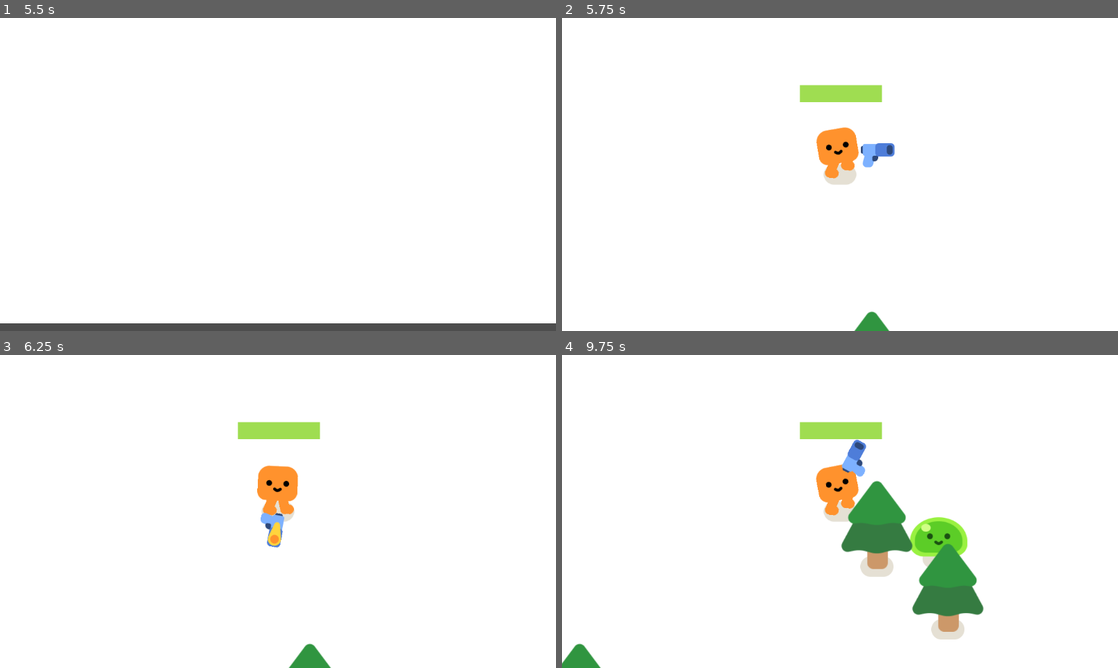
Above: before the commit, frames 1-4 (two rows, left to right).
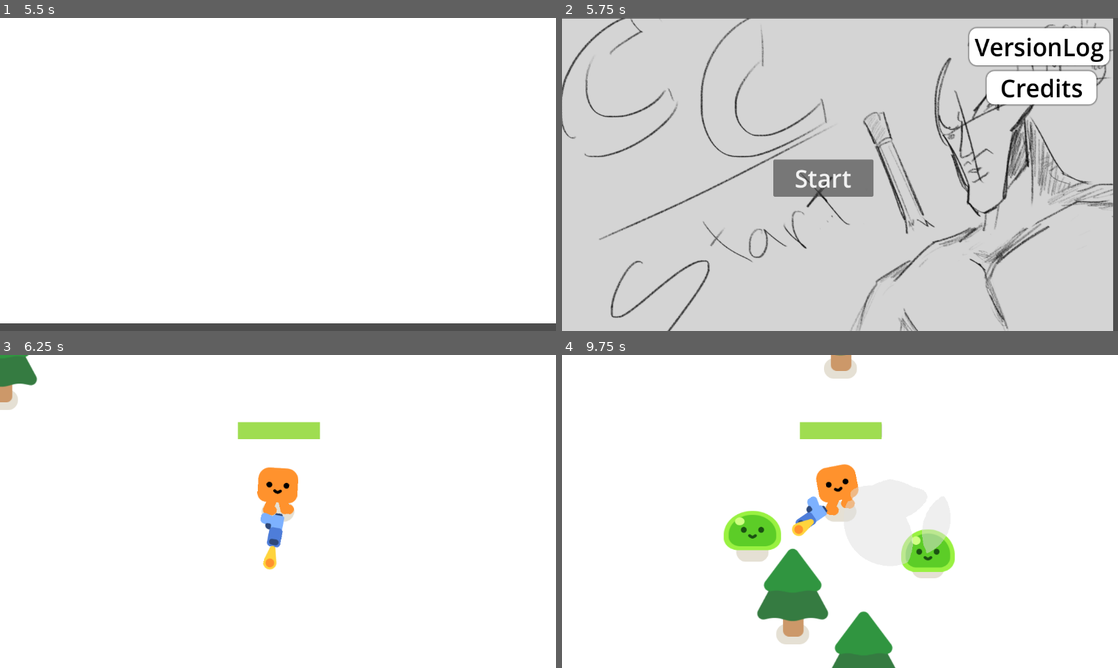
Above: after the commit, the same moments.

Repository: loganroussey-cloud/IMGD-10001---Dev-Team-6
Game: Godot game, scene res://splashNEW.tscn
The game is run twice, just before and just after one commit, with the same random seed, the same clock (stepped at 60 frames per second) and the same inputs.
Inputs (mouse positions are in pixels of both pictures, inside the frame that each line leads up to):
- Up to frame 1 (5.5 s): tap Enter at 0.5, 3.5 s; hold D (move_right) 0.53-1.28 s; hold S (move_down) 1.28-2.03 s; hold D (move_right) 2.03-2.78 s; tap Space at 2.75 s; hold W (move_up) 2.78-3.53 s; hold A (move_left) 3.53-5.03 s; hold S (move_down) from 5.03 s (still down)
- Up to frame 2 (5.75 s): keep holding S (move_down)
- Up to frame 3 (6.25 s): release S (move_down) at 5.75 s; click (478, 383) at 5.75 s, where only the run after the commit has a clickable "VersionLog"
- Up to frame 4 (9.75 s): hold D (move_right) 6.53-7.28 s; hold W (move_up) 7.28-8.03 s; hold D (move_right) 8.03-8.78 s; hold S (move_down) 8.78-9.53 s; hold A (move_left) from 9.53 s (still down)

Frame 1 is identical in both runs. In frame 2, 96% of the frame differs, in the area x 0-100%, y 0-100%; in frame 3, 1.6%; in frame 4, 12%.

Commit message:
Added Title Screen and start button.(Other buttons need link)

Diff:
--- a/splash.gd
+++ b/Scripts/splash.gd
@@ -18,7 +18,7 @@
 	tween.tween_property(splash_screen, "modulate:a", 0.0, fade_out_time)
 	tween.tween_interval(out_time)
 	await tween.finished
-	get_tree().change_scene_to_file("res://survivors_game.tscn")
+	get_tree().change_scene_to_file("res://startMenu.tscn")
 	#get_tree().change_scene_to_packed(load_scene)
 
 func _ready() -> void:
--- /dev/null
+++ b/Scripts/startButton.gd
@@ -0,0 +1,16 @@
+extends Button
+
+
+# Called when the node enters the scene tree for the first time.
+
+
+func _on_pressed() -> void:
+	get_tree().change_scene_to_file("res://survivors_game.tscn")
+
+
+func _on_versionlog_pressed() -> void:
+	get_tree().change_scene_to_file("res://survivors_game.tscn")
+
+
+func _on_credits_button_pressed() -> void:
+	get_tree().change_scene_to_file("res://survivors_game.tscn")
--- a/bullet_2d.tscn
+++ b/bullet_2d.tscn
@@ -1,6 +1,6 @@
 [gd_scene load_steps=4 format=3 uid="uid://br65mgv2n0bbd"]
 
-[ext_resource type="Script" uid="uid://coarsyh1eafkp" path="res://bullet_2d.gd" id="1_lg2ne"]
+[ext_resource type="Script" uid="uid://cujs51ofyk7vt" path="res://Scripts/bullet_2d.gd" id="1_lg2ne"]
 [ext_resource type="Texture2D" uid="uid://dftkbqwsfd68r" path="res://pistol/projectile.png" id="2_q0pid"]
 
 [sub_resource type="CircleShape2D" id="CircleShape2D_naqkr"]
--- a/characters/happy_boo/happy_boo.tscn
+++ b/characters/happy_boo/happy_boo.tscn
@@ -1,6 +1,6 @@
 [gd_scene load_steps=12 format=3 uid="uid://pbmyh1qru7p"]
 
-[ext_resource type="Script" uid="uid://dwvngmjrqmcf7" path="res://characters/happy_boo/happy_boo.gd" id="1_kg7lb"]
+[ext_resource type="Script" uid="uid://dwvngmjrqmcf7" path="res://Scripts/happy_boo.gd" id="1_kg7lb"]
 [ext_resource type="Texture2D" uid="uid://b7rhtttevhxtj" path="res://characters/ground_shadow.png" id="2_62bos"]
 [ext_resource type="Texture2D" uid="uid://ng8e5ot0dtpd" path="res://characters/happy_boo/square_foot.png" id="3_186qq"]
 [ext_resource type="Texture2D" uid="uid://dhapxq8y8ow57" path="res://characters/happy_boo/square_lower_leg.png" id="4_plnsd"]
--- a/characters/slime/slime.tscn
+++ b/characters/slime/slime.tscn
@@ -1,7 +1,7 @@
 [gd_scene load_steps=12 format=3 uid="uid://ogik4s70pgwl"]
 
 [ext_resource type="Texture2D" uid="uid://dvgfmy6vtvjji" path="res://characters/slime/slime_body.png" id="1_3j35h"]
-[ext_resource type="Script" uid="uid://c055juj57t86b" path="res://characters/slime/slime.gd" id="1_87y5x"]
+[ext_resource type="Script" uid="uid://c055juj57t86b" path="res://Scripts/slime.gd" id="1_87y5x"]
 [ext_resource type="Texture2D" uid="uid://b7rhtttevhxtj" path="res://characters/ground_shadow.png" id="1_cq7ej"]
 [ext_resource type="Texture2D" uid="uid://c078jrp2yvc4s" path="res://characters/slime/slime_face.png" id="2_ygydt"]
 [ext_resource type="Texture2D" uid="uid://btbxea1f3vwot" path="res://characters/slime/slime_body_hurt.png" id="4_0qu0c"]
--- a/gun.tscn
+++ b/gun.tscn
@@ -1,6 +1,6 @@
 [gd_scene load_steps=4 format=3 uid="uid://cphcr81upg72i"]
 
-[ext_resource type="Script" uid="uid://bhbi365xsk225" path="res://gun.gd" id="1_sluxj"]
+[ext_resource type="Script" uid="uid://baj52tes1scqi" path="res://Scripts/gun.gd" id="1_sluxj"]
 [ext_resource type="Texture2D" uid="uid://cswb5do8rrj7q" path="res://pistol/pistol.png" id="2_idur6"]
 
 [sub_resource type="CircleShape2D" id="CircleShape2D_nthgb"]
--- a/mob.tscn
+++ b/mob.tscn
@@ -1,6 +1,6 @@
 [gd_scene load_steps=4 format=3 uid="uid://d2m608gyssept"]
 
-[ext_resource type="Script" uid="uid://ojg88pe48jk5" path="res://mob.gd" id="1_xhyow"]
+[ext_resource type="Script" uid="uid://dg8qy683cqyf5" path="res://Scripts/mob.gd" id="1_xhyow"]
 [ext_resource type="PackedScene" uid="uid://ogik4s70pgwl" path="res://characters/slime/slime.tscn" id="3_n2uyc"]
 
 [sub_resource type="CircleShape2D" id="CircleShape2D_ypitm"]
--- a/pistol/impact/impact.tscn
+++ b/pistol/impact/impact.tscn
@@ -1,6 +1,6 @@
 [gd_scene load_steps=3 format=3 uid="uid://kcl4efkvrany"]
 
-[ext_resource type="Script" uid="uid://celiiq7crjfe7" path="res://pistol/impact/impact.gd" id="1_4vum2"]
+[ext_resource type="Script" uid="uid://celiiq7crjfe7" path="res://Scripts/impact.gd" id="1_4vum2"]
 [ext_resource type="Texture2D" uid="uid://dn80eu1qs371v" path="res://pistol/impact/circle.png" id="2_wp1di"]
 
 [node name="Impact" type="Node2D"]
--- a/pistol/muzzle_flash/muzzle_flash.tscn
+++ b/pistol/muzzle_flash/muzzle_flash.tscn
@@ -1,6 +1,6 @@
 [gd_scene load_steps=3 format=3 uid="uid://fulwcb7msoxb"]
 
-[ext_resource type="Script" uid="uid://b428neo6pc13x" path="res://pistol/muzzle_flash/muzzle_flash.gd" id="1_qee16"]
+[ext_resource type="Script" uid="uid://b428neo6pc13x" path="res://Scripts/muzzle_flash.gd" id="1_qee16"]
 [ext_resource type="Texture2D" uid="uid://brgpjilf7s2ul" path="res://pistol/muzzle_flash/muzzle_flash.png" id="1_yxyu1"]
 
 [node name="MuzzleFlash" type="Node2D"]
--- a/player.tscn
+++ b/player.tscn
@@ -1,6 +1,6 @@
 [gd_scene load_steps=7 format=3 uid="uid://dsw8raqgacxsc"]
 
-[ext_resource type="Script" uid="uid://bjpua3hfywlnl" path="res://player.gd" id="1_73bic"]
+[ext_resource type="Script" uid="uid://bkr80mne8j843" path="res://Scripts/player.gd" id="1_73bic"]
 [ext_resource type="PackedScene" uid="uid://pbmyh1qru7p" path="res://characters/happy_boo/happy_boo.tscn" id="2_bl5ih"]
 [ext_resource type="PackedScene" uid="uid://cphcr81upg72i" path="res://gun.tscn" id="3_bt0kc"]
 
--- a/smoke_explosion/smoke_explosion.tscn
+++ b/smoke_explosion/smoke_explosion.tscn
@@ -1,7 +1,7 @@
 [gd_scene load_steps=13 format=3 uid="uid://dhmhmrth6rdce"]
 
 [ext_resource type="Shader" uid="uid://dem2612en1w8b" path="res://smoke_explosion/smoke_explosion.gdshader" id="1_bmef6"]
-[ext_resource type="Script" uid="uid://bry5bqginv35x" path="res://smoke_explosion/smoke_explosion.gd" id="1_kb8ql"]
+[ext_resource type="Script" uid="uid://bry5bqginv35x" path="res://Scripts/smoke_explosion.gd" id="1_kb8ql"]
 
 [sub_resource type="Gradient" id="Gradient_obal6"]
 interpolation_mode = 1
--- a/splashNEW.tscn
+++ b/splashNEW.tscn
@@ -1,10 +1,10 @@
 [gd_scene load_steps=6 format=3 uid="uid://yih1vficqcjl"]
 
-[ext_resource type="Script" uid="uid://bo1hu8sp30el4" path="res://splash.gd" id="1_6kcqx"]
+[ext_resource type="Script" uid="uid://dr7kwgnieiv0w" path="res://Scripts/splash.gd" id="1_6kcqx"]
 [ext_resource type="Texture2D" uid="uid://kvbrec5xlhjf" path="res://characters/wpilogo.png" id="2_u0xtk"]
 [ext_resource type="AudioStream" uid="uid://bxtat3bsr1xgw" path="res://audio/logosound.mp3" id="3_3l245"]
 [ext_resource type="AudioStream" uid="uid://d0nmqojighoda" path="res://audio/gomping.mp3" id="4_oh584"]
-[ext_resource type="Script" uid="uid://crqdgwx2ambxl" path="res://gomping.gd" id="5_i650n"]
+[ext_resource type="Script" uid="uid://leuqfmtglex1" path="res://Scripts/gomping.gd" id="5_i650n"]
 
 [node name="Control" type="Control" node_paths=PackedStringArray("splash_screen")]
 layout_mode = 3
--- /dev/null
+++ b/startMenu.tscn
@@ -0,0 +1,82 @@
+[gd_scene load_steps=5 format=3 uid="uid://cl4nn7030g5wq"]
+
+[ext_resource type="Texture2D" uid="uid://13tomh00mxl3" path="res://Scenes/tempStartMenu.png" id="1_1ydhs"]
+[ext_resource type="Script" uid="uid://0x2t4bo604e" path="res://Scripts/startButton.gd" id="1_gqihx"]
+
+[sub_resource type="StyleBoxTexture" id="StyleBoxTexture_rr6mw"]
+texture = ExtResource("1_1ydhs")
+modulate_color = Color(0.83033526, 0.83033514, 0.83033514, 1)
+
+[sub_resource type="StyleBoxFlat" id="StyleBoxFlat_1ydhs"]
+bg_color = Color(1, 1, 1, 1)
+corner_radius_top_left = 16
+corner_radius_top_right = 16
+corner_radius_bottom_right = 16
+corner_radius_bottom_left = 16
+shadow_color = Color(0, 0, 0, 0.4117647)
+shadow_size = 4
+
+[node name="StartMenu" type="Control"]
+layout_mode = 3
+anchors_preset = 15
+anchor_right = 1.0
+anchor_bottom = 1.0
+offset_left = -10.0
+offset_top = 1.0
+offset_right = -10.0
+offset_bottom = 1.0
+grow_horizontal = 2
+grow_vertical = 2
+size_flags_horizontal = 4
+
+[node name="Panel" type="Panel" parent="."]
+layout_mode = 1
+anchors_preset = 15
+anchor_right = 1.0
+anchor_bottom = 1.0
+grow_horizontal = 2
+grow_vertical = 2
+theme_override_styles/panel = SubResource("StyleBoxTexture_rr6mw")
+
+[node name="StartButton" type="Button" parent="."]
+layout_mode = 0
+offset_left = 448.0
+offset_top = 292.0
+offset_right = 655.2523
+offset_bottom = 369.0
+theme_override_colors/font_color = Color(0, 0, 0, 1)
+theme_override_font_sizes/font_size = 50
+theme_override_styles/normal = SubResource("StyleBoxFlat_1ydhs")
+text = "Start
+"
+script = ExtResource("1_gqihx")
+
+[node name="Versionlog" type="Button" parent="."]
+layout_mode = 0
+offset_left = 854.0
+offset_top = 20.0
+offset_right = 1144.0
+offset_bottom = 97.0
+theme_override_colors/font_color = Color(0, 0, 0, 1)
+theme_override_font_sizes/font_size = 50
+theme_override_styles/normal = SubResource("StyleBoxFlat_1ydhs")
+text = "VersionLog
+"
+script = ExtResource("1_gqihx")
+
+[node name="CreditsButton" type="Button" parent="."]
+layout_mode = 0
+offset_left = 890.0
+offset_top = 109.0
+offset_right = 1117.0
+offset_bottom = 178.0
+theme_override_colors/font_color = Color(0, 0, 0, 1)
+theme_override_font_sizes/font_size = 50
+theme_override_styles/normal = SubResource("StyleBoxFlat_1ydhs")
+text = "Credits
+"
+script = ExtResource("1_gqihx")
+
+[connection signal="pressed" from="StartButton" to="StartButton" method="_on_pressed"]
+[connection signal="pressed" from="Versionlog" to="StartButton" method="_on_versionlog_pressed"]
+[connection signal="pressed" from="CreditsButton" to="StartButton" method="_on_credits_button_pressed"]
--- a/survivors_game.tscn
+++ b/survivors_game.tscn
@@ -1,6 +1,6 @@
 [gd_scene load_steps=6 format=3 uid="uid://dun1cpardk2xw"]
 
-[ext_resource type="Script" uid="uid://dsgxioo8wstff" path="res://game.gd" id="1_qclsr"]
+[ext_resource type="Script" uid="uid://4ode2436n8uc" path="res://Scripts/game.gd" id="1_qclsr"]
 [ext_resource type="PackedScene" uid="uid://dsw8raqgacxsc" path="res://player.tscn" id="2_a7q7f"]
 [ext_resource type="PackedScene" uid="uid://c2qg1nuvfnd4q" path="res://trees/pine_tree.tscn" id="3_6h7ij"]
 [ext_resource type="AudioStream" uid="uid://cfesk4tt8np37" path="res://audio/amen-break-120bpm.mp3" id="4_qqaft"]
Binary file added: Scenes/tempStartMenu.png
Not shown, added: Scenes/tempStartMenu.png.import
Renamed: bullet_2d.gd -> Scripts/bullet_2d.gd
Not shown, added: Scripts/bullet_2d.gd.uid
Renamed: addons/colorpicker_presets/colorpicker_presets.gd -> Scripts/colorpicker_presets.gd
Renamed: addons/colorpicker_presets/colorpicker_presets.gd.uid -> Scripts/colorpicker_presets.gd.uid
Renamed: game.gd -> Scripts/game.gd
Not shown, added: Scripts/game.gd.uid
Renamed: gomping.gd -> Scripts/gomping.gd
Not shown, added: Scripts/gomping.gd.uid
Renamed: gun.gd -> Scripts/gun.gd
Not shown, added: Scripts/gun.gd.uid
(and 23 more such lines)
